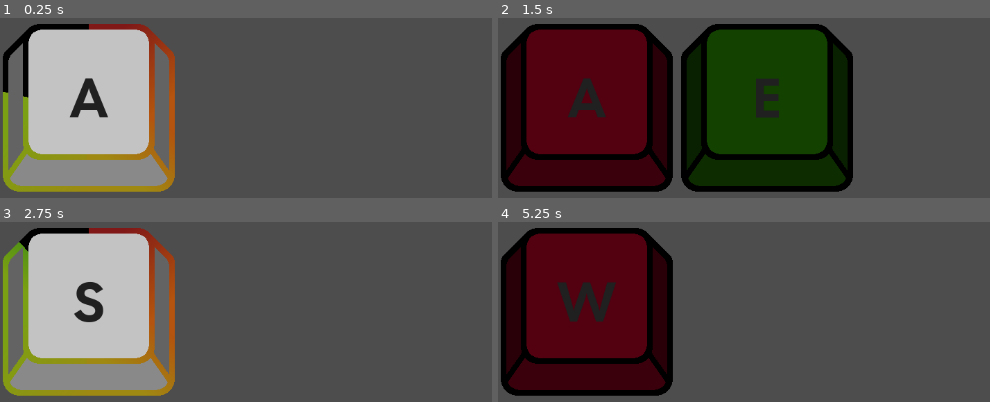
Above: before the commit, frames 1-4 (two rows, left to right).
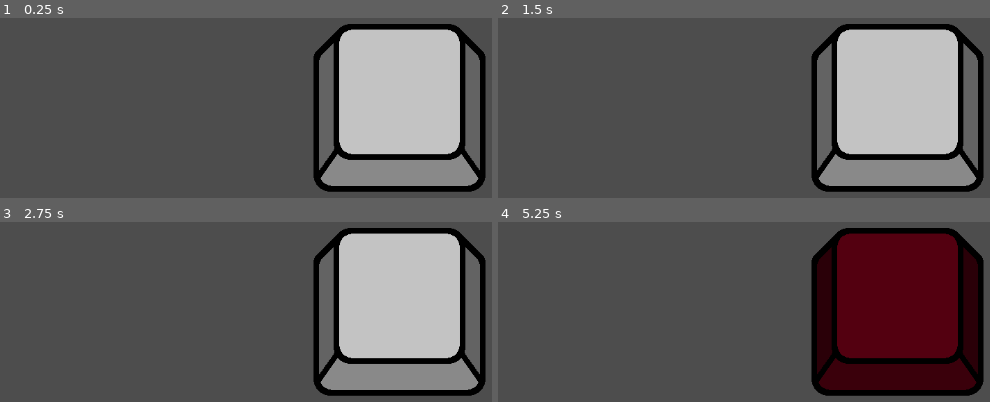
Above: after the commit, the same moments.

Repository: Slumbergeist/Minigame-Project
Game: Godot game, scene res://World/world.tscn
Same seed, same stepped clock (60 frames per second), same inputs: the game is played once before the commit and once after it. Before the commit the project starts from res://Mini Games/Key Press/key_press.tscn.
Inputs:
- Up to frame 1 (0.25 s): no input
- Up to frame 2 (1.5 s): tap Enter at 0.5 s; hold D (right) 0.53-1.28 s; tap Q (peek_L) at 0.6 s; tap E (peek_R) at 0.8, 1.35 s; hold S (down) from 1.28 s (still down)
- Up to frame 3 (2.75 s): tap Q (peek_L) at 1.55 s; release S (down) at 2.03 s; hold D (right) from 2.03 s (still down); tap Shift (fast) at 2.1 s; tap E (peek_R) at 2.3 s
- Up to frame 4 (5.25 s): release D (right) at 2.78 s; hold W (up) 2.78-3.53 s; tap Space (leap) at 2.85 s; tap Q (peek_L) at 3.05, 3.6, 4.55 s; hold A (left) 3.53-5.03 s; tap E (peek_R) at 3.8, 4.35 s; hold S (down) from 5.03 s (still down); tap Ctrl (slow) at 5.1 s

The runs differ from the first frame. In frame 1, 56% of the frame differs, in the area x 0-99%, y 3-97%; in frame 2, 85%; in frame 3, 56%; in frame 4, 63%.

Commit message:
File restructuring. New naming convention. Adds global util variables and functions. Adds setup for key mash minigame

Diff:
--- /dev/null
+++ b/Extra/util.gd
@@ -0,0 +1,15 @@
+extends Node
+
+var rng = RandomNumberGenerator.new()
+var valid_actions = ["up", "down", "left", "right", "peek_L", "peek_R"]
+var success_color = "#237d00ad"
+var failure_color = "#aa0022a2"
+
+func action_to_keycode(action: String) -> String:
+	var actionEvent = InputMap.action_get_events(action)
+	var actionEventIndex = actionEvent[0]
+	var keycode = OS.get_keycode_string(actionEventIndex.physical_keycode)
+	return keycode
+
+func random_action_selector() -> String:
+	return valid_actions[rng.randi_range(0, (valid_actions.size() - 1))]
--- /dev/null
+++ b/Mini Games/Key Mash/MG-Mash.tscn
@@ -0,0 +1,27 @@
+[gd_scene load_steps=2 format=3 uid="uid://cy1igxpvtoljj"]
+
+[ext_resource type="PackedScene" uid="uid://bsyhucp8ei4pm" path="res://Mini Games/Key Mash/Objects/key_mash.tscn" id="1_xdtwy"]
+
+[node name="MG-Mash" type="Control"]
+layout_mode = 3
+anchors_preset = 15
+anchor_right = 1.0
+anchor_bottom = 1.0
+grow_horizontal = 2
+grow_vertical = 2
+
+[node name="Mash Container" type="HBoxContainer" parent="."]
+layout_mode = 1
+anchors_preset = 7
+anchor_left = 0.5
+anchor_top = 1.0
+anchor_right = 0.5
+anchor_bottom = 1.0
+offset_left = -128.0
+offset_top = -256.0
+offset_right = 128.0
+grow_horizontal = 2
+grow_vertical = 0
+
+[node name="KeyMash" parent="Mash Container" instance=ExtResource("1_xdtwy")]
+layout_mode = 2
--- /dev/null
+++ b/Mini Games/Key Mash/Objects/key_mash.gd
@@ -0,0 +1,67 @@
+extends TextureProgressBar
+
+# KeyMash requires the player to spam press the designated key in order to build up progress
+
+## Strength determines how much progress is made every key press
+@export var strength: float = 3.0
+## Decay determines how quickly the progress regresses without player activity
+@export var decay: float = 7.0
+## Time limit determines how long the player has to fill the meter before they fail
+@export var time_limit: float = 5.0
+## Switch determines whether the key to be pressed changes throughout or not
+@export var switch: bool = true
+## Only applicable if switch = true. Frequency determines how often the key will change
+@export var frequency: float = 2.0
+
+@onready var timer: Timer = $Timer
+@onready var se_success: AudioStreamPlayer = $Success
+@onready var se_failure: AudioStreamPlayer = $Failure
+
+signal mash_instance_success()
+signal mash_instance_failure()
+
+var key: String = Util.random_action_selector()
+var decay_active: bool = true
+
+# Called when the node enters the scene tree for the first time.
+func _ready() -> void:
+	timer.start(time_limit)
+
+func _process(delta: float) -> void:
+	decay_progress()
+
+func _input(event: InputEvent) -> void:
+	if event is InputEventKey:
+		if event.pressed and not event.echo:
+			var key_pressed = OS.get_keycode_string(event.keycode)
+			if key_pressed == key:
+				boost_progress()
+
+func boost_progress() -> void:
+	value += strength
+
+func decay_progress() -> void:
+	value -= decay
+
+func _on_timer_timeout() -> void:
+	mash_failure()
+
+func _on_value_changed(value: float) -> void:
+	if value == max_value:
+		timer.stop()
+		decay_active = false
+		mash_success()
+
+func mash_success() -> void:
+	tint_over = Util.success_color
+	mash_instance_success.emit()
+	se_success.play()
+	await se_success.finished
+	queue_free()
+
+func mash_failure() -> void:
+	tint_over = Util.failure_color
+	mash_instance_failure.emit()
+	se_failure.play()
+	await se_failure.finished
+	queue_free()
--- /dev/null
+++ b/Mini Games/Key Mash/Objects/key_mash.tscn
@@ -0,0 +1,51 @@
+[gd_scene load_steps=8 format=3 uid="uid://bsyhucp8ei4pm"]
+
+[ext_resource type="Texture2D" uid="uid://0qtaj42dqd31" path="res://Assets/Textures/key_bottom.png" id="1_fcnhv"]
+[ext_resource type="Texture2D" uid="uid://c3s1ye77jayd1" path="res://Assets/Textures/key_surface.png" id="2_rrr5c"]
+[ext_resource type="Texture2D" uid="uid://dspicsk5bv86p" path="res://Assets/Textures/key_charge.png" id="3_y2nhi"]
+[ext_resource type="Script" uid="uid://bqp868vuqb8tj" path="res://Mini Games/Key Mash/Objects/key_mash.gd" id="4_rrr5c"]
+[ext_resource type="Theme" uid="uid://yq4wx0ey7r15" path="res://Assets/Themes/qte_char.tres" id="4_u34s1"]
+[ext_resource type="AudioStream" uid="uid://ihvk0tbg4xlk" path="res://Assets/Audio/success.wav" id="6_u34s1"]
+[ext_resource type="AudioStream" uid="uid://chlpok2poqm7f" path="res://Assets/Audio/fail.wav" id="7_w7yyv"]
+
+[node name="KeyMash" type="TextureProgressBar"]
+offset_right = 256.0
+offset_bottom = 256.0
+scale = Vector2(0.5, 0.5)
+fill_mode = 8
+texture_under = ExtResource("1_fcnhv")
+texture_over = ExtResource("2_rrr5c")
+texture_progress = ExtResource("3_y2nhi")
+script = ExtResource("4_rrr5c")
+
+[node name="TextEdit" type="RichTextLabel" parent="."]
+custom_minimum_size = Vector2(128, 128)
+layout_mode = 1
+anchors_preset = 8
+anchor_left = 0.5
+anchor_top = 0.5
+anchor_right = 0.5
+anchor_bottom = 0.5
+offset_left = -64.0
+offset_top = -83.0
+offset_right = 64.0
+offset_bottom = 45.0
+grow_horizontal = 2
+grow_vertical = 2
+theme = ExtResource("4_u34s1")
+scroll_active = false
+horizontal_alignment = 1
+vertical_alignment = 1
+
+[node name="Timer" type="Timer" parent="."]
+one_shot = true
+
+[node name="Success" type="AudioStreamPlayer" parent="."]
+stream = ExtResource("6_u34s1")
+
+[node name="Failure" type="AudioStreamPlayer" parent="."]
+stream = ExtResource("7_w7yyv")
+volume_db = -18.116
+
+[connection signal="value_changed" from="." to="." method="_on_value_changed"]
+[connection signal="timeout" from="Timer" to="." method="_on_timer_timeout"]
--- a/Mini Games/Key Press/key_press.gd
+++ b/Mini Games/Key QTE/MG-QTE.gd
@@ -1,4 +1,6 @@
 extends Control
+
+# TODO: Check if randomly selected key is pre-existing
 
 ## Frequency determines the time in-between key press events
 @export var frequency: float = 1.0
@@ -10,12 +12,11 @@
 @export var game_enabled: bool = false
 
 @onready var timer: Timer = $Timer
-@onready var qte_event: PackedScene = preload("res://Objects/key_qte.tscn")
+@onready var qte_event: PackedScene = preload("res://Mini Games/Key QTE/Objects/key_qte.tscn")
 @onready var qte_container: HBoxContainer = $"QTE Container"
 
 signal qte_success(qte_cleared: TextureProgressBar)
 
-var valid_qte_actions = ["up", "down", "left", "right", "peek_L", "peek_R"]
 var rng = RandomNumberGenerator.new()
 
 # Called when the node enters the scene tree for the first time.
@@ -39,7 +40,7 @@
 func add_new_qte() -> void:
 	var new_qte = qte_event.instantiate()
 	new_qte.speed = rng.randf_range((speed / 1.5), (speed * 1.5))
-	new_qte.key = valid_qte_actions[rng.randi_range(0, (valid_qte_actions.size() - 1))]
+	new_qte.key = Util.random_action_selector()
 	new_qte.add_to_group("Active QTEs")
 	qte_container.add_child(new_qte)
 
--- a/Mini Games/Key Press/key_press.tscn
+++ b/Mini Games/Key QTE/MG-QTE.tscn
@@ -1,15 +1,15 @@
 [gd_scene load_steps=2 format=3 uid="uid://cbnhfof5bpcet"]
 
-[ext_resource type="Script" uid="uid://do7nqm1tqmius" path="res://Mini Games/Key Press/key_press.gd" id="1_s8g6r"]
+[ext_resource type="Script" uid="uid://do7nqm1tqmius" path="res://Mini Games/Key QTE/MG-QTE.gd" id="1_jvvih"]
 
-[node name="MG-Key_Press" type="Control"]
+[node name="MG-QTE" type="Control"]
 layout_mode = 3
 anchors_preset = 15
 anchor_right = 1.0
 anchor_bottom = 1.0
 grow_horizontal = 2
 grow_vertical = 2
-script = ExtResource("1_s8g6r")
+script = ExtResource("1_jvvih")
 amount = 5
 game_enabled = true
 
--- a/Objects/key_qte.gd
+++ b/Mini Games/Key QTE/Objects/key_qte.gd
@@ -2,9 +2,8 @@
 
 @export var speed: float = 3.0
 @export_enum("up", "down", "left", "right", "fast", "leap", "slow", "peek_L", "peek_R") var key: String = "up"
-@export_enum("Unresolved", "Succeeded", "Failed") var result: String = "Unresolved"
 
-@onready var game_controller: Control = $"../.."
+@onready var game_controller: Control = $"../../."
 @onready var text_edit: RichTextLabel = $TextEdit
 @onready var timer: Timer = $Timer
 @onready var se_success: AudioStreamPlayer = $Success
@@ -20,11 +19,9 @@
 	game_controller.qte_success.connect(qte_key_success)
 
 	# Setting up Key display text
-	var actionEvent = InputMap.action_get_events(key)
-	var actionEventIndex = actionEvent[0]
-	var keyName = OS.get_keycode_string(actionEventIndex.physical_keycode)
-	key_literal = keyName
-	text_edit.text = keyName
+	var key_name = Util.action_to_keycode(key)
+	key_literal = key_name
+	text_edit.text = key_name
 
 	# Setting up timer and progress bar
 	value = speed * 100
@@ -38,19 +35,17 @@
 	eventFailure()
 
 func eventFailure() -> void:
-	tint_over = "#aa0022a2"
+	tint_over = Util.failure_color
 	qte_instance_failure.emit()
 	se_failure.play()
-	result = "Failed"
 	await se_failure.finished
 	queue_free()
 
 func eventSuccess() -> void:
 	timer.stop()
-	tint_over = "#237d00ad"
+	tint_over = Util.success_color
 	qte_instance_success.emit()
 	se_success.play()
-	result = "Succeeded"
 	await se_success.finished
 	queue_free()
 
--- a/Objects/key_qte.tscn
+++ b/Mini Games/Key QTE/Objects/key_qte.tscn
@@ -3,7 +3,7 @@
 [ext_resource type="Texture2D" uid="uid://0qtaj42dqd31" path="res://Assets/Textures/key_bottom.png" id="1_y7agk"]
 [ext_resource type="Texture2D" uid="uid://c3s1ye77jayd1" path="res://Assets/Textures/key_surface.png" id="2_51a43"]
 [ext_resource type="Texture2D" uid="uid://bbjcesj2ig6lw" path="res://Assets/Textures/key_fill.png" id="3_27dg3"]
-[ext_resource type="Script" uid="uid://dop646388y4mu" path="res://Objects/key_qte.gd" id="4_27dg3"]
+[ext_resource type="Script" uid="uid://dop646388y4mu" path="res://Mini Games/Key QTE/Objects/key_qte.gd" id="4_27dg3"]
 [ext_resource type="Theme" uid="uid://yq4wx0ey7r15" path="res://Assets/Themes/qte_char.tres" id="4_51a43"]
 [ext_resource type="AudioStream" uid="uid://ihvk0tbg4xlk" path="res://Assets/Audio/success.wav" id="6_najr6"]
 [ext_resource type="AudioStream" uid="uid://chlpok2poqm7f" path="res://Assets/Audio/fail.wav" id="7_ht7xx"]
--- a/World/world.tscn
+++ b/World/world.tscn
@@ -1,3 +1,19 @@
-[gd_scene format=3 uid="uid://8lo1mpt04jfk"]
+[gd_scene load_steps=3 format=3 uid="uid://8lo1mpt04jfk"]
 
-[node name="World" type="Node2D"]
+[ext_resource type="PackedScene" uid="uid://cbnhfof5bpcet" path="res://Mini Games/Key QTE/MG-QTE.tscn" id="1_62w18"]
+[ext_resource type="PackedScene" uid="uid://cy1igxpvtoljj" path="res://Mini Games/Key Mash/MG-Mash.tscn" id="2_8a836"]
+
+[node name="MiniGameDisplay" type="Control"]
+layout_mode = 3
+anchors_preset = 15
+anchor_right = 1.0
+anchor_bottom = 1.0
+grow_horizontal = 2
+grow_vertical = 2
+
+[node name="MG-QTE" parent="." instance=ExtResource("1_62w18")]
+layout_mode = 1
+game_enabled = false
+
+[node name="MG-Mash" parent="." instance=ExtResource("2_8a836")]
+layout_mode = 1
--- a/project.godot
+++ b/project.godot
@@ -11,9 +11,13 @@
 [application]
 
 config/name="Minigame Tests"
-run/main_scene="uid://cbnhfof5bpcet"
+run/main_scene="uid://8lo1mpt04jfk"
 config/features=PackedStringArray("4.5", "GL Compatibility")
 config/icon="res://icon.svg"
+
+[autoload]
+
+Util="*res://Extra/util.gd"
 
 [gui]
 
Binary file added: Assets/Textures/key_charge.png
Not shown, added: Assets/Textures/key_charge.png.import
Not shown, added: Extra/util.gd.uid
Not shown, added: Mini Games/Key Mash/Objects/key_mash.gd.uid
Renamed: Mini Games/Key Press/key_press.gd.uid -> Mini Games/Key QTE/MG-QTE.gd.uid
Renamed: Objects/key_qte.gd.uid -> Mini Games/Key QTE/Objects/key_qte.gd.uid
